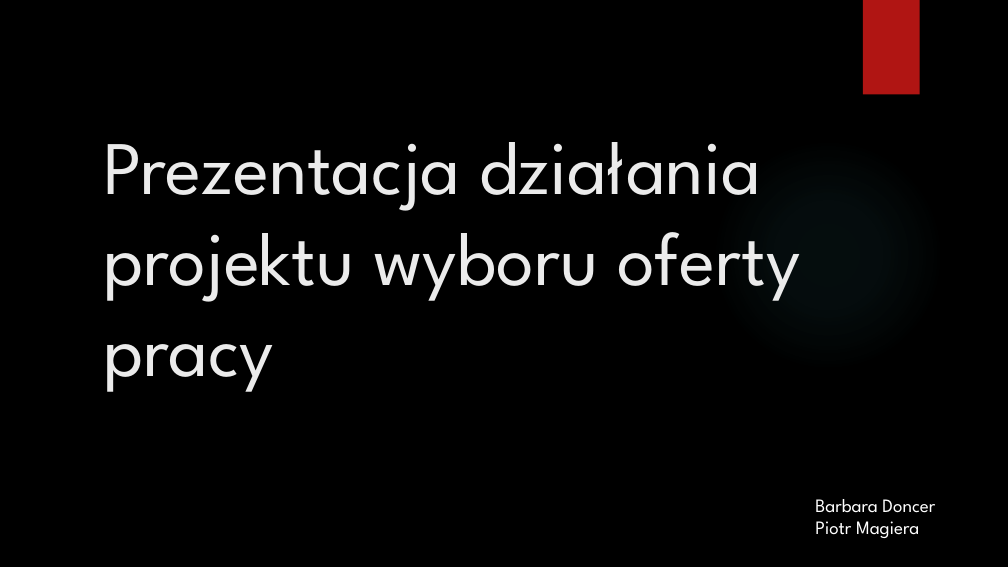
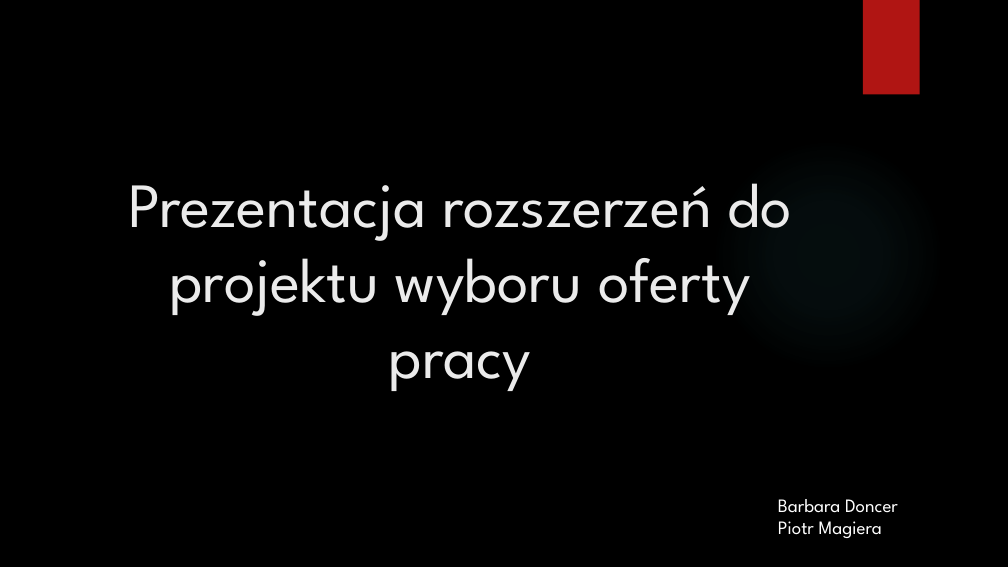
Before and after one commit to piotmag769/JobOffersRankingAHP, a slide deck: slide 1 of JobOffersRankingAHP.pptx. Drawn at 1008x567 pixels with LibreOffice and Linux fonts; fonts in the diff are those of the drawing; background and template pictures are left out. Boxes give left, top, right and bottom in pixels: in the first picture for what was removed or moved away, otherwise in the second. Text is boxed around its words. In the diff, an @@ line names an element or a change of style, - is before the commit and + after.

```diff
--- a/JobOffersRankingAHP.pptx
+++ b/JobOffersRankingAHP.pptx
@@ title at [129, 183, 792, 391]: text changed; size 72 to 60 pt @@
-Prezentacja działania projektu wyboru oferty pracy
+Prezentacja rozszerzeń do projektu wyboru oferty pracy
@@ text "Barbara Doncer": place and size @@
-text "Barbara Doncer" at [815, 499, 935, 538]
+text "Barbara Doncer" at [778, 499, 898, 538]
```
Also in this commit, not shown: 3 other slides changed, 2 slides removed, 1 other file.
